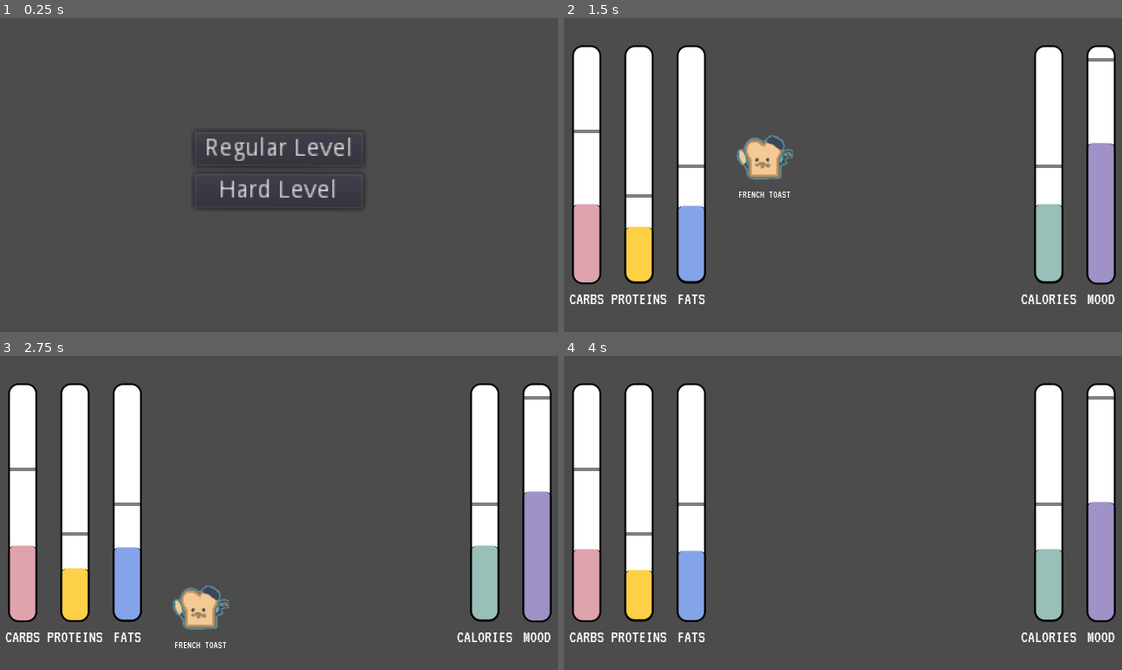
Above: before the commit, frames 1-4 (two rows, left to right).
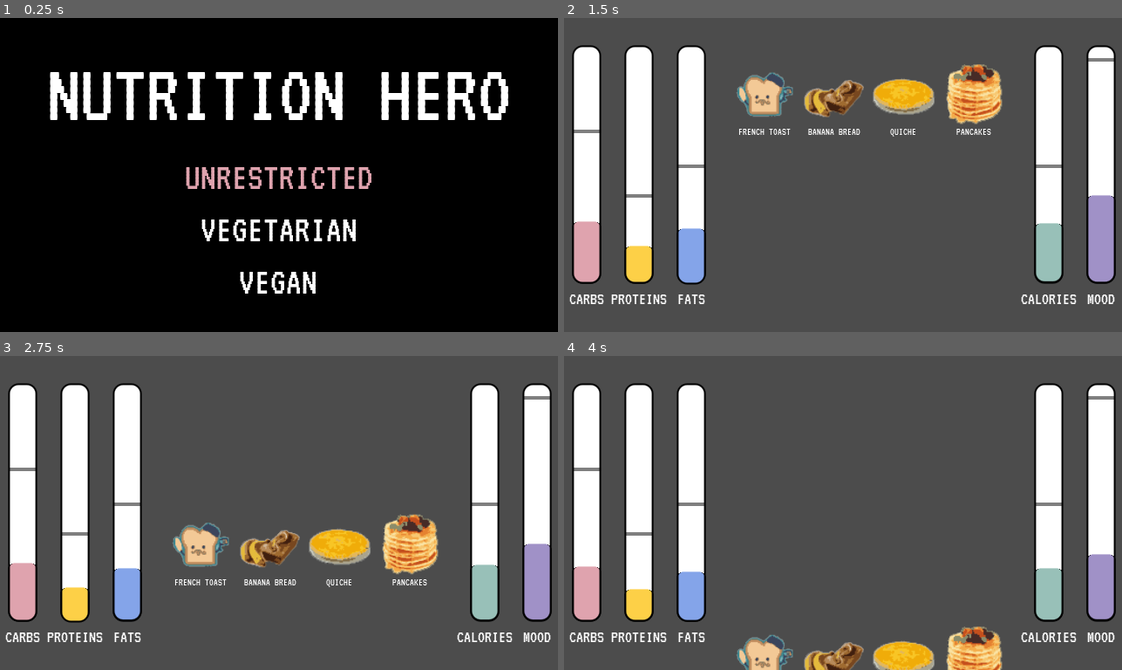
Above: after the commit, the same moments.

Repository: knightsean00/hippo
Game: Godot game, scene res://Scene/Game.tscn
Two runs of this game, one before a commit and one after it. Both use one fixed random seed, a clock stepped at 60 frames per second and the inputs below.
Inputs (mouse positions are in pixels of both pictures, inside the frame that each line leads up to):
- Up to frame 1 (0.25 s): no input
- Up to frame 2 (1.5 s): click (843, 149) at 0.5 s, where only the run before the commit has a clickable "Regular Level"; tap Enter at 1.25 s; move the mouse to (764, 134) at 1.27 s; click (764, 134) at 1.42 s
- Up to frame 3 (2.75 s): move the mouse to (167, 528) at 2.02 s; click (167, 528) at 2.17 s
- Up to frame 4 (4 s): move the mouse to (898, 443) at 2.77 s; click (898, 443) at 2.92 s; move the mouse to (815, 575) at 3.52 s; click (815, 575) at 3.67 s

The runs differ from the first frame. In frame 1, 100% of the frame differs, in the area x 0-100%, y 0-100%; in frame 2, 7.9%; in frame 3, 7.8%; in frame 4, 5.6%.

Commit message:
Rework main menu and add mouse cursor

Diff:
--- a/src/Scene/FoodSprite.tscn
+++ b/src/Scene/FoodSprite.tscn
@@ -4,7 +4,7 @@
 [ext_resource path="res://Fonts/VT323-Regular.ttf" type="DynamicFontData" id=2]
 
 [sub_resource type="RectangleShape2D" id=1]
-extents = Vector2( 32, 32 )
+extents = Vector2( 31.5, 31.5 )
 
 [sub_resource type="DynamicFont" id=2]
 size = 6
--- a/src/Scene/Game.gd
+++ b/src/Scene/Game.gd
@@ -2,14 +2,11 @@
 
 var level = preload("res://Scene/Level.tscn")
 var mainMenu = preload("res://Scene/MainMenu.tscn").instance()
+var cursor = load("res://cursor.png")
 
 # Called when the node enters the scene tree for the first time.
 func _ready():
+	Input.set_custom_mouse_cursor(cursor, 0, Vector2(16, 16))
 	get_parent().call_deferred("add_child", level)
 	get_parent().call_deferred("add_child", mainMenu)
 #	get_tree().change_scene("res://Scene/MainMenu.tscn")
-
-
-# Called every frame. 'delta' is the elapsed time since the previous frame.
-#func _process(delta):
-#	pass
--- a/src/Scene/Level.gd
+++ b/src/Scene/Level.gd
@@ -76,6 +76,7 @@
 
 # Called when the node enters the scene tree for the first time.
 func _ready():
+	Input.set_mouse_mode(Input.MOUSE_MODE_VISIBLE)
 	var file = File.new()
 	file.open(food_items, file.READ)
 	var text = file.get_as_text()
--- a/src/Scene/MainMenu.gd
+++ b/src/Scene/MainMenu.gd
@@ -1,14 +1,55 @@
 extends Control
 
-
-# Declare member variables here. Examples:
-# var a = 2
-# var b = "text"
+onready var zero = get_node("Unrestricted")
+onready var one = get_node("Vegetarian")
+onready var two = get_node("Vegan")
 
 var foods
 
+var cur_select = 0
+var down = [16777234, 83]
+var up = [16777232, 87]
+
+func _ready():
+	Input.set_mouse_mode(Input.MOUSE_MODE_HIDDEN)
+#	var options = [zero, one, two]
+#	for node in options:
+#		var collide = node.get_node("CollisionShape2D")
+#		print(collide)
+#		collide.shape.extents = node.get_size()
+#		print(node.get_position())
+#		print(node.get_size())
+
+#func _input_event(_viewport, event, _shape_idx):
+#	print(_shape_idx)
+
+func _input(event):
+	if event is InputEventKey && event.pressed && (down.has(event.scancode) || up.has(event.scancode)):
+		var options = [zero, one, two]
+		if down.has(event.scancode):
+			cur_select += 1
+			if cur_select > 2:
+				cur_select = 0
+		elif up.has(event.scancode):
+			cur_select -= 1
+			if cur_select < 0:
+				cur_select = 2
+		for node in options:
+			node.add_color_override("font_color", Color("#FFFFFF"))
+		options[cur_select].add_color_override("font_color", Color("#E0A4AF"))
+
+	if event is InputEventKey && event.pressed && (event.scancode == 16777221 || event.scancode == 16777222):
+		if cur_select == 0:
+			regular()
+		elif cur_select == 1:
+			vegetarian()
+		elif cur_select == 2:
+#			vegan()
+			pass
+
+
 # Called when the node enters the scene tree for the first time.
-func _on_RegularLevel_pressed():
+func regular():
 	print('hi')
 	var game = load("res://Scene/Level.tscn").instance()
 	foods = []
@@ -18,7 +59,7 @@
 	get_tree().change_scene("res://Scene/Level.tscn")
 
 
-func _on_HardLevel_pressed():
+func vegetarian():
 	# TODO ADD FOODS
 	foods = ['Cheeseburger']
 	var game = load("res://Scene/Level.tscn").instance()
--- a/src/Scene/MainMenu.tscn
+++ b/src/Scene/MainMenu.tscn
@@ -1,6 +1,21 @@
-[gd_scene load_steps=2 format=2]
+[gd_scene load_steps=8 format=2]
 
 [ext_resource path="res://Scene/MainMenu.gd" type="Script" id=1]
+[ext_resource path="res://Fonts/VT323-Regular.ttf" type="DynamicFontData" id=2]
+
+[sub_resource type="DynamicFont" id=1]
+size = 22
+font_data = ExtResource( 2 )
+
+[sub_resource type="RectangleShape2D" id=3]
+
+[sub_resource type="RectangleShape2D" id=4]
+
+[sub_resource type="RectangleShape2D" id=5]
+
+[sub_resource type="DynamicFont" id=2]
+size = 48
+font_data = ExtResource( 2 )
 
 [node name="Menu" type="Control"]
 anchor_right = 1.0
@@ -8,6 +23,7 @@
 script = ExtResource( 1 )
 
 [node name="VBoxContainer" type="VBoxContainer" parent="."]
+visible = false
 anchor_left = 0.5
 anchor_top = 0.5
 anchor_right = 0.5
@@ -29,5 +45,63 @@
 margin_bottom = 44.0
 text = "Hard Level"
 
+[node name="ColorRect" type="ColorRect" parent="."]
+margin_right = 320.0
+margin_bottom = 180.0
+color = Color( 0, 0, 0, 1 )
+
+[node name="Unrestricted" type="Label" parent="."]
+margin_top = 80.0
+margin_right = 320.0
+margin_bottom = 103.0
+custom_colors/font_color = Color( 0.878431, 0.643137, 0.686275, 1 )
+custom_fonts/font = SubResource( 1 )
+text = "Unrestricted"
+align = 1
+valign = 1
+uppercase = true
+
+[node name="CollisionShape2D" type="CollisionShape2D" parent="Unrestricted"]
+visible = false
+shape = SubResource( 3 )
+
+[node name="Vegetarian" type="Label" parent="."]
+margin_top = 110.0
+margin_right = 320.0
+margin_bottom = 133.0
+custom_fonts/font = SubResource( 1 )
+text = "Vegetarian"
+align = 1
+valign = 1
+uppercase = true
+
+[node name="CollisionShape2D" type="CollisionShape2D" parent="Vegetarian"]
+visible = false
+shape = SubResource( 4 )
+
+[node name="Vegan" type="Label" parent="."]
+margin_top = 140.0
+margin_right = 320.0
+margin_bottom = 163.0
+custom_fonts/font = SubResource( 1 )
+text = "Vegan"
+align = 1
+valign = 1
+uppercase = true
+
+[node name="CollisionShape2D" type="CollisionShape2D" parent="Vegan"]
+visible = false
+shape = SubResource( 5 )
+
+[node name="Title" type="Label" parent="."]
+margin_top = 20.0
+margin_right = 320.0
+margin_bottom = 69.0
+custom_fonts/font = SubResource( 2 )
+text = "Nutrition Hero"
+align = 1
+valign = 1
+uppercase = true
+
 [connection signal="pressed" from="VBoxContainer/RegularLevel" to="." method="_on_RegularLevel_pressed"]
 [connection signal="pressed" from="VBoxContainer/HardLevel" to="." method="_on_HardLevel_pressed"]
Binary file added: src/cursor.png
Not shown, added: src/cursor.png.import
